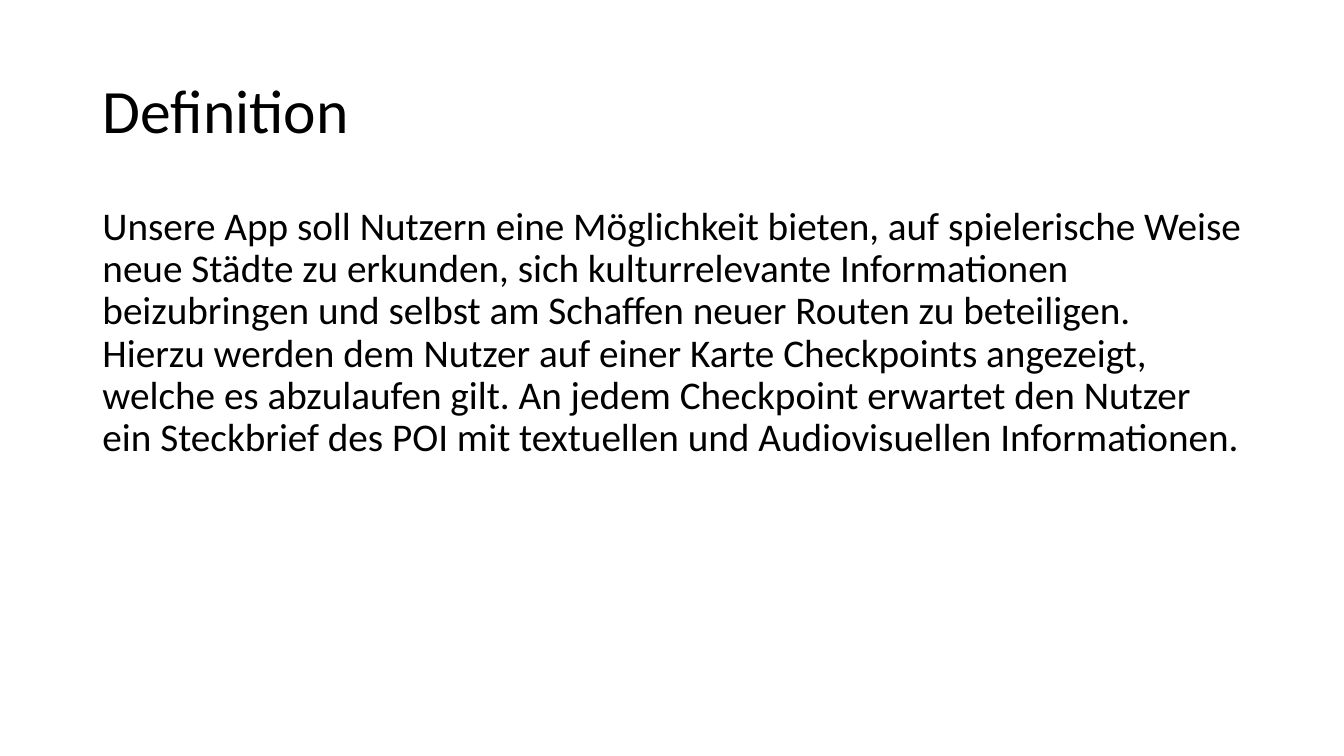
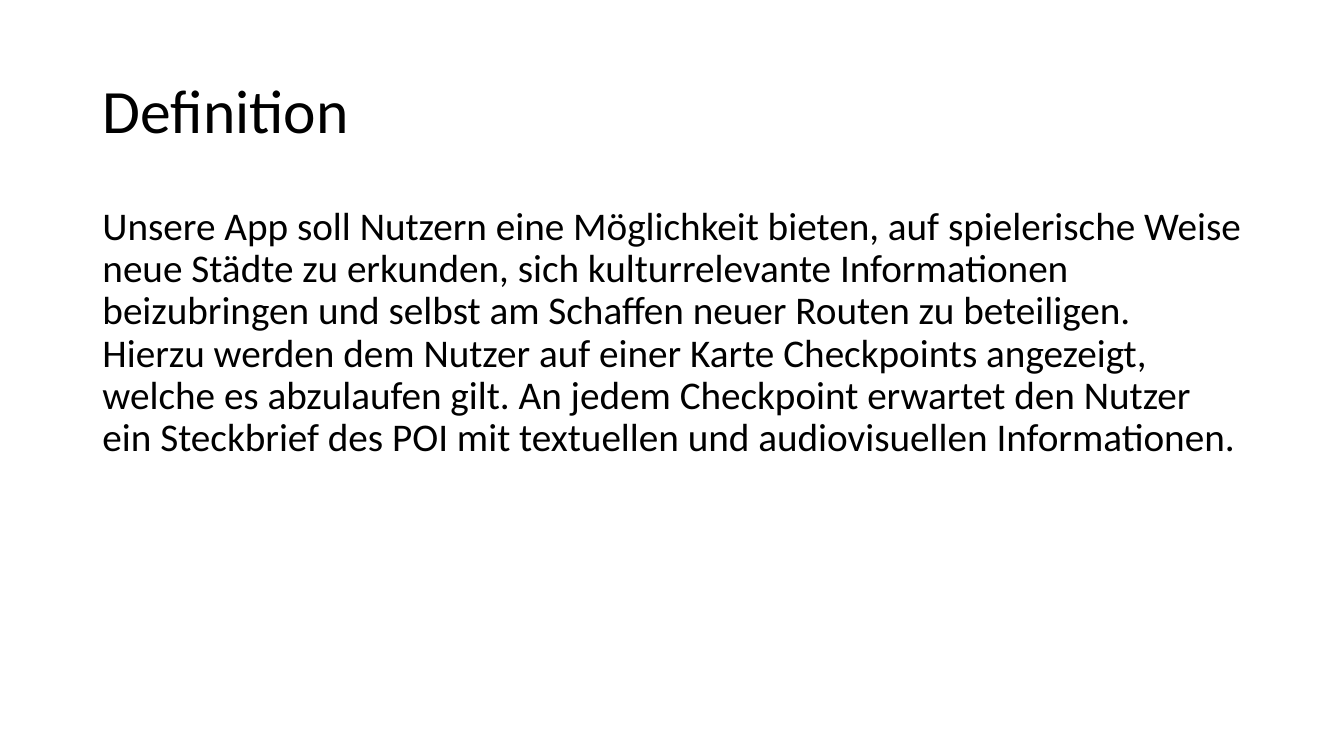
Before and after one commit to BeatBrackerz/OBIS_project, a slide deck: slide 2 of Tourismus App.pptx. Drawn at 1344x756 pixels with LibreOffice and Linux fonts; fonts in the diff are those of the drawing. Boxes give left, top, right and bottom in pixels: in the first picture for what was removed or moved away, otherwise in the second. Text is boxed around its words. In the diff, an @@ line names an element or a change of style, - is before the commit and + after.

```diff
--- a/Tourismus App.pptx
+++ b/Tourismus App.pptx
@@ text at (x1=102, y1=212, x2=1241, y2=452): text changed @@
-Unsere App soll Nutzern eine Möglichkeit bieten, auf spielerische Weise neue Städte zu erkunden, sich kulturrelevante Informationen beizubringen und selbst am Schaffen neuer Routen zu beteiligen. Hierzu werden dem Nutzer auf einer Karte Checkpoints angezeigt, welche es abzulaufen gilt. An jedem Checkpoint erwartet den Nutzer ein Steckbrief des POI mit textuellen und Audiovisuellen Informationen.
+Unsere App soll Nutzern eine Möglichkeit bieten, auf spielerische Weise neue Städte zu erkunden, sich kulturrelevante Informationen beizubringen und selbst am Schaffen neuer Routen zu beteiligen. Hierzu werden dem Nutzer auf einer Karte Checkpoints angezeigt, welche es abzulaufen gilt. An jedem Checkpoint erwartet den Nutzer ein Steckbrief des POI mit textuellen und audiovisuellen Informationen.
```
Also in this commit, not shown: 2 other slides changed, 2 slides added, 1 slide removed.
